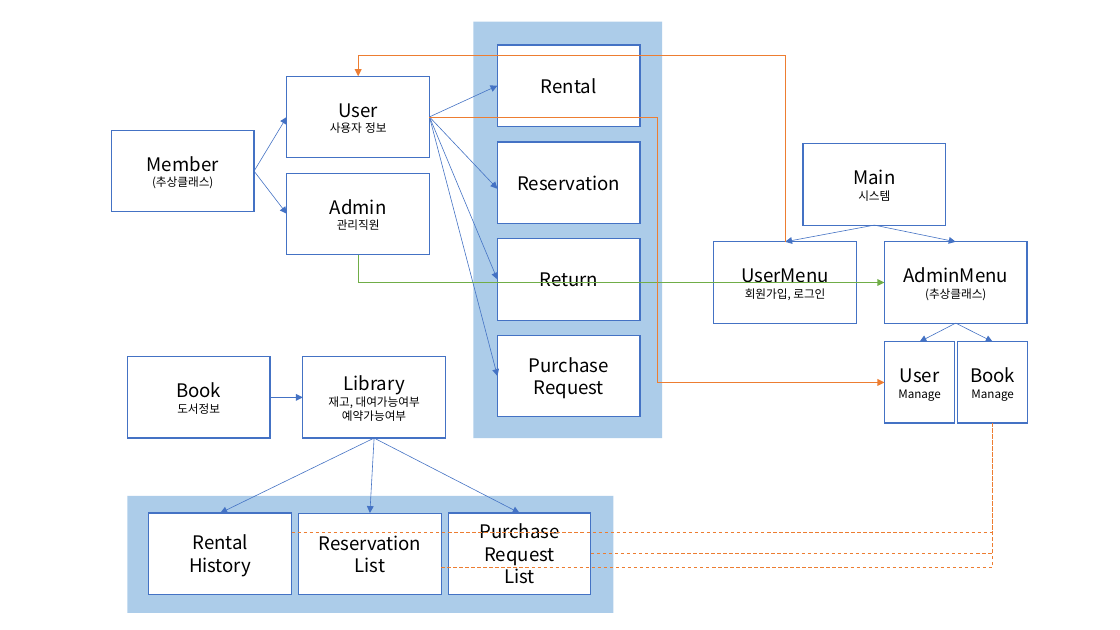
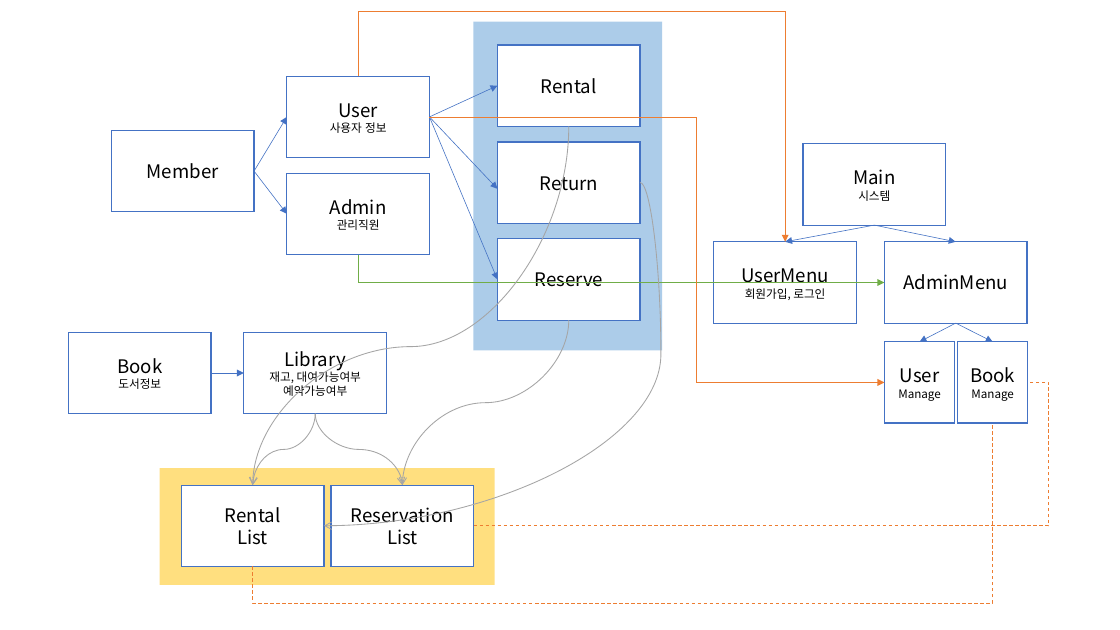
Before and after one commit to Seonu1015/java_python_practices, a slide deck: slide 1 of mini_library.pptx. Drawn at 1120x630 pixels with LibreOffice and Linux fonts; fonts in the diff are those of the drawing. Boxes give left, top, right and bottom in pixels: in the first picture for what was removed or moved away, otherwise in the second. Text is boxed around its words. In the diff, an @@ line names an element or a change of style, - is before the commit and + after.

Commit message:
Docs: 구조 개선 및 일부 기능 삭제

```diff
--- a/mini_library.pptx
+++ b/mini_library.pptx
@@ elbow arrow moved from (786, 242) - (358, 76) to (358, 76) - (786, 242) @@
@@ rectangle: place and size @@
-rectangle at [474, 22, 663, 439]
+rectangle at [474, 22, 663, 351]
@@ elbow arrow (429, 117) - (885, 382): route changed @@
@@ arrow removed from (429, 117) to (497, 376) @@
@@ curved arrow added from (569, 126) to (253, 486), #A5A5A5 0.75 pt @@
@@ text in rectangle at [152, 176, 213, 188]: paragraph removed @@
-(추상클래스)
@@ text in rectangle at [539, 170, 598, 195]: text changed @@
-Reservation
+Return
@@ curved arrow added from (640, 182) to (324, 526), #A5A5A5 0.75 pt @@
@@ text in rectangle at [534, 272, 603, 287]: text changed @@
-Return
+Reserve
@@ text in rectangle at [925, 288, 986, 300]: paragraph removed @@
-(추상클래스)
@@ curved arrow added from (569, 320) to (402, 486), #A5A5A5 0.75 pt @@
@@ rectangle removed at [497, 335, 640, 417] @@
-Purchase
-Request
@@ 2 rectangles, 1 arrow: place and size @@
-2 rectangles, 1 arrow at [128, 357, 445, 439]
+2 rectangles, 1 arrow at [68, 333, 386, 414]
@@ elbow line moved from (441, 568) - (993, 423) to (474, 526) - (1028, 382) @@
@@ curved arrow added from (315, 414) to (253, 486), #A5A5A5 0.75 pt @@
@@ curved arrow added from (315, 414) to (402, 486), #A5A5A5 0.75 pt @@
@@ arrow removed from (374, 439) to (220, 513) @@
@@ elbow line moved from (292, 533) - (993, 423) to (253, 566) - (993, 423) @@
@@ arrow removed from (374, 439) to (370, 513) @@
@@ arrow removed from (374, 439) to (520, 513) @@
@@ elbow line removed from (591, 554) to (993, 423) @@
@@ rectangle: place and size @@
-rectangle at [128, 496, 614, 613]
+rectangle at [160, 468, 495, 585]
@@ rectangle at [160, 468, 495, 585]: fill #5B9BD5 at 50% opacity to #FFC000 at 50% opacity @@
@@ rectangle "Rental": place and size @@
-rectangle "Rental" at [149, 513, 292, 595]
+rectangle "Rental" at [181, 486, 324, 567]
@@ rectangle "Reservation": place and size @@
-rectangle "Reservation" at [298, 513, 441, 595]
+rectangle "Reservation" at [331, 486, 474, 567]
@@ text in rectangle at [237, 529, 268, 545]: text changed @@
-History
+List
@@ rectangle removed at [449, 513, 592, 595] @@
-Purchase
-Request
-List
```
